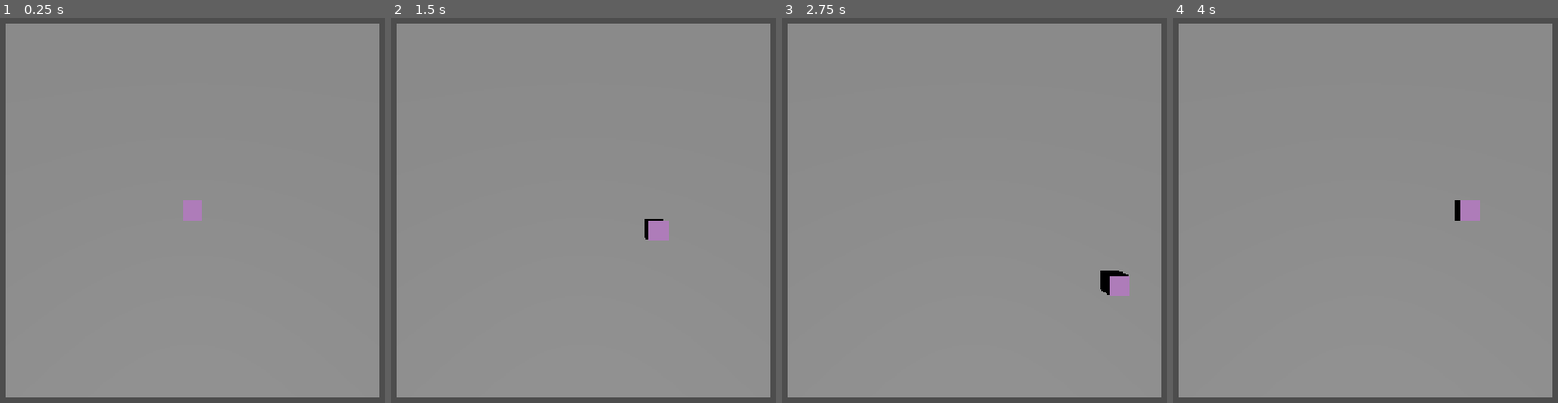
Above: before the commit, frames 1-4 (left to right).
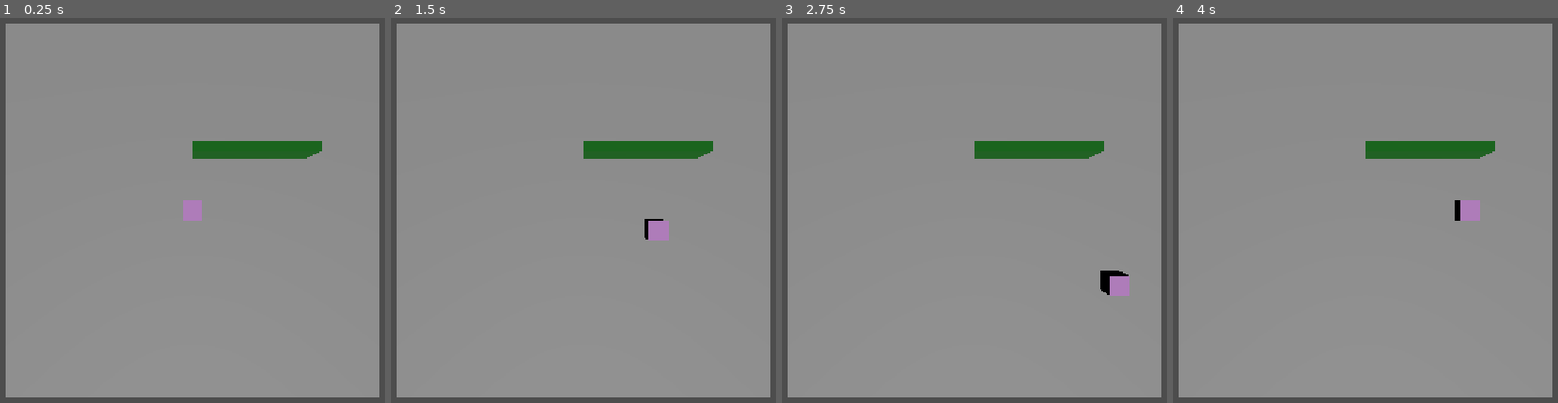
Above: after the commit, the same moments.

Repository: danijmoss/LightMaze
Game: Godot game, scene res://Scenes/main.tscn
Same seed, same stepped clock (60 frames per second), same inputs: the game is played once before the commit and once after it.
Inputs:
- Up to frame 1 (0.25 s): no input
- Up to frame 2 (1.5 s): tap Enter at 0.5 s; hold Right (ui_right) 0.53-1.28 s; hold Down (ui_down) from 1.28 s (still down)
- Up to frame 3 (2.75 s): release Down (ui_down) at 2.03 s; hold Right (ui_right) from 2.03 s (still down)
- Up to frame 4 (4 s): release Right (ui_right) at 2.78 s; hold Up (ui_up) 2.78-3.53 s; hold Left (ui_left) from 3.53 s (still down)

The runs differ from the first frame. In frame 1, 1.5% of the frame differs, in the area x 50-84%, y 31-37%; in frame 2, 1.5%; in frame 3, 1.5%; in frame 4, 1.5%.

Commit message:
Added test wall

Diff:
--- a/Scenes/main.tscn
+++ b/Scenes/main.tscn
@@ -8,6 +8,15 @@
 
 [sub_resource type="BoxShape3D" id="BoxShape3D_xwulq"]
 size = Vector3(20, 0.5, 20)
+
+[sub_resource type="BoxMesh" id="BoxMesh_75tvu"]
+size = Vector3(6, 2, 0.5)
+
+[sub_resource type="StandardMaterial3D" id="StandardMaterial3D_wnkce"]
+albedo_color = Color(0.03807642, 0.40533966, 0.0681306, 1)
+
+[sub_resource type="BoxShape3D" id="BoxShape3D_75tvu"]
+size = Vector3(6, 2, 0.5)
 
 [node name="Main" type="Node" unique_id=593952978]
 
@@ -28,3 +37,13 @@
 
 [node name="DirectionalLight3D" type="DirectionalLight3D" parent="." unique_id=1161116856]
 transform = Transform3D(1, 0, 0, 0, 0.49999997, 0.86602545, 0, -0.86602545, 0.49999997, 0, 0, 0)
+
+[node name="Wall" type="StaticBody3D" parent="." unique_id=9039181]
+transform = Transform3D(1, 0, 0, 0, 1, 0, 0, 0, 1, 3, 1.25, -3)
+
+[node name="MeshInstance3D" type="MeshInstance3D" parent="Wall" unique_id=900591945]
+mesh = SubResource("BoxMesh_75tvu")
+surface_material_override/0 = SubResource("StandardMaterial3D_wnkce")
+
+[node name="CollisionShape3D" type="CollisionShape3D" parent="Wall" unique_id=963011594]
+shape = SubResource("BoxShape3D_75tvu")
